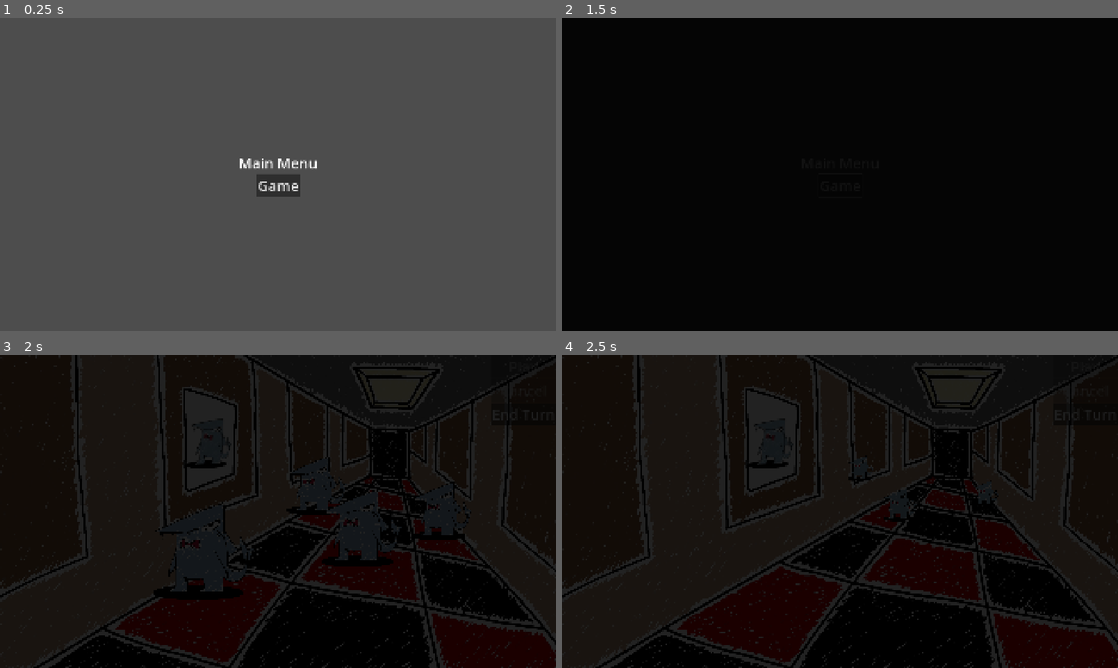
Above: before the commit, frames 1-4 (two rows, left to right).
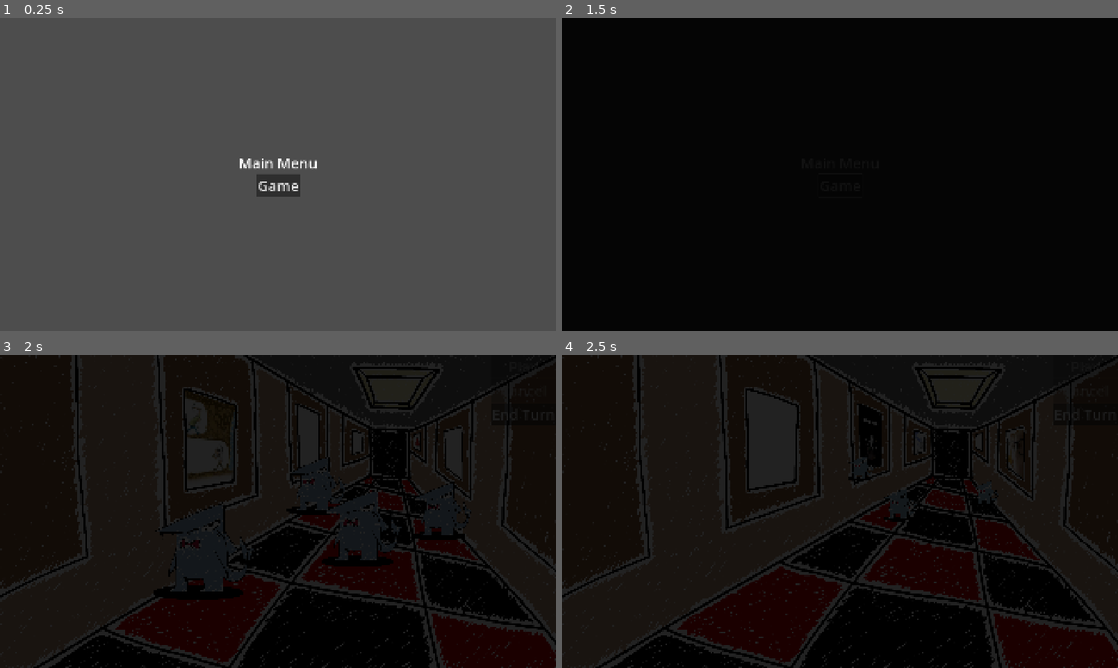
Above: after the commit, the same moments.

Repository: nonagaga/MJ193
Game: Godot game, scene res://Scenes/scene_manager.tscn
Same seed, same stepped clock (60 frames per second), same inputs: the game is played once before the commit and once after it. Sound files missing from this copy of the repository are replaced by a short silence.
Inputs (mouse positions are in pixels of both pictures, inside the frame that each line leads up to):
- Up to frame 1 (0.25 s): no input
- Up to frame 2 (1.5 s): click "Game" at 0.5 s; click "Game" at 1.25 s
- Up to frame 3 (2 s): no input
- Up to frame 4 (2.5 s): click (890, 495) at 2.02 s

Frames 1-2 are identical in both runs. In frame 3, 2.3% of the frame differs, in the area x 32-85%, y 4-46%; in frame 4, 0.9%.

Commit message:
Added posters and new music

Diff:
--- a/Scenes/game_test.tscn
+++ b/Scenes/game_test.tscn
@@ -1,11 +1,18 @@
-[gd_scene load_steps=9 format=3 uid="uid://dupy1f8fboept"]
+[gd_scene load_steps=16 format=3 uid="uid://dupy1f8fboept"]
 
 [ext_resource type="Script" uid="uid://dniyjxmmo5q0i" path="res://GameManager.gd" id="1_h07e4"]
-[ext_resource type="Texture2D" uid="uid://dbqii5kw37wq" path="res://Environment/background.png" id="2_h07e4"]
 [ext_resource type="Script" uid="uid://bo8d7e5dp86qf" path="res://Enemies/enemygroup.gd" id="2_npqdh"]
 [ext_resource type="Script" uid="uid://bsk54fjtlwb7n" path="res://Enemies/EnemyRes.gd" id="3_es14b"]
 [ext_resource type="Resource" uid="uid://cnijsmapu5kao" path="res://UI/Enemy Element/Shark.tres" id="4_es14b"]
 [ext_resource type="PackedScene" uid="uid://cgq0lkaaw5wyd" path="res://UI/Game UI.tscn" id="5_npqdh"]
+[ext_resource type="Script" uid="uid://c7r72ysmcheuv" path="res://Scenes/room_randomizer.gd" id="5_q4l48"]
+[ext_resource type="Texture2D" uid="uid://divq0iphn4ke1" path="res://Environment/Room_Backgrounds (7).png" id="6_5pvws"]
+[ext_resource type="Texture2D" uid="uid://1maq4kt68ttn" path="res://Environment/Room_Backgrounds (6).png" id="7_m400w"]
+[ext_resource type="Texture2D" uid="uid://dvjfnbxhxpmr4" path="res://Environment/Room_Backgrounds (2).png" id="8_f8n82"]
+[ext_resource type="Texture2D" uid="uid://cv3bubaduhmab" path="res://Environment/Room_Backgrounds (3).png" id="9_ms3cd"]
+[ext_resource type="Texture2D" uid="uid://d5ig6unyec4f" path="res://Environment/Room_Backgrounds (4).png" id="10_q6iin"]
+[ext_resource type="Texture2D" uid="uid://dcedigqh8bgbu" path="res://Environment/Room_Backgrounds (5).png" id="11_4qywa"]
+[ext_resource type="Texture2D" uid="uid://c3iu4q0mt32j6" path="res://Environment/Room_Backgrounds.png" id="12_johvf"]
 
 [sub_resource type="Resource" id="Resource_gxfk6"]
 script = ExtResource("2_npqdh")
@@ -27,15 +34,98 @@
 
 [node name="Background" type="CanvasLayer" parent="."]
 layer = -1
+script = ExtResource("5_q4l48")
 
-[node name="Background" type="TextureRect" parent="Background"]
+[node name="FillColor" type="ColorRect" parent="Background"]
+anchors_preset = 15
+anchor_right = 1.0
+anchor_bottom = 1.0
+grow_horizontal = 2
+grow_vertical = 2
+
+[node name="Colors" type="TextureRect" parent="Background"]
 anchors_preset = 15
 anchor_right = 1.0
 anchor_bottom = 1.0
 grow_horizontal = 2
 grow_vertical = 2
 focus_mode = 1
-texture = ExtResource("2_h07e4")
+texture = ExtResource("6_5pvws")
+
+[node name="Lines" type="TextureRect" parent="Background"]
+anchors_preset = 15
+anchor_right = 1.0
+anchor_bottom = 1.0
+grow_horizontal = 2
+grow_vertical = 2
+focus_mode = 1
+texture = ExtResource("7_m400w")
+
+[node name="Posters" type="Control" parent="Background"]
+layout_mode = 3
+anchors_preset = 0
+offset_right = 40.0
+offset_bottom = 40.0
+
+[node name="poster1" type="TextureRect" parent="Background/Posters"]
+layout_mode = 1
+anchors_preset = 15
+anchor_right = 1.0
+anchor_bottom = 1.0
+offset_right = 1880.0
+offset_bottom = 1040.0
+grow_horizontal = 2
+grow_vertical = 2
+focus_mode = 1
+texture = ExtResource("8_f8n82")
+
+[node name="poster2" type="TextureRect" parent="Background/Posters"]
+layout_mode = 1
+anchors_preset = 15
+anchor_right = 1.0
+anchor_bottom = 1.0
+offset_right = 1880.0
+offset_bottom = 1040.0
+grow_horizontal = 2
+grow_vertical = 2
+focus_mode = 1
+texture = ExtResource("9_ms3cd")
+
+[node name="poster3" type="TextureRect" parent="Background/Posters"]
+layout_mode = 1
+anchors_preset = 15
+anchor_right = 1.0
+anchor_bottom = 1.0
+offset_right = 1880.0
+offset_bottom = 1040.0
+grow_horizontal = 2
+grow_vertical = 2
+focus_mode = 1
+texture = ExtResource("10_q6iin")
+
+[node name="poster4" type="TextureRect" parent="Background/Posters"]
+layout_mode = 1
+anchors_preset = 15
+anchor_right = 1.0
+anchor_bottom = 1.0
+offset_right = 1880.0
+offset_bottom = 1040.0
+grow_horizontal = 2
+grow_vertical = 2
+focus_mode = 1
+texture = ExtResource("11_4qywa")
+
+[node name="poster5" type="TextureRect" parent="Background/Posters"]
+layout_mode = 1
+anchors_preset = 15
+anchor_right = 1.0
+anchor_bottom = 1.0
+offset_right = 1880.0
+offset_bottom = 1040.0
+grow_horizontal = 2
+grow_vertical = 2
+focus_mode = 1
+texture = ExtResource("12_johvf")
 
 [node name="Enemies" type="Control" parent="."]
 layout_mode = 3
@@ -84,7 +174,6 @@
 offset_top = 662.0
 offset_right = 1551.0
 offset_bottom = 702.0
-scale = Vector2(0.5, 0.5)
 
 [node name="UI" type="CanvasLayer" parent="."]
 
--- a/Scenes/main_menu.gd
+++ b/Scenes/main_menu.gd
@@ -1,6 +1,6 @@
 extends Node2D
 
-var backing_track = preload("res://Music Manager/Backing.mp3")
+var backing_track = preload("res://Music Manager/Backing Track.mp3")
 
 func _ready() -> void:
 	MusicManager.load_song(110, 4, backing_track)
--- a/UI/Enemy Element/CardShark.tscn
+++ b/UI/Enemy Element/CardShark.tscn
@@ -1,8 +1,8 @@
 [gd_scene load_steps=14 format=3 uid="uid://byearha2okcgk"]
 
 [ext_resource type="Script" uid="uid://dnnkbywo7dqtu" path="res://Enemies/card_shark.gd" id="1_6j0b3"]
-[ext_resource type="AudioStream" uid="uid://btxljuf4dq48l" path="res://Music Manager/Shark.mp3" id="2_gopnc"]
 [ext_resource type="Texture2D" uid="uid://bs4cbal8fpet5" path="res://cardshark1.png" id="3_ddfm8"]
+[ext_resource type="AudioStream" uid="uid://btr5h7yvj1y12" path="res://Music Manager/CardShark.mp3" id="3_gopnc"]
 [ext_resource type="Texture2D" uid="uid://da4icni82fsy1" path="res://UI/Enemy Element/Target Highlight.png" id="4_gopnc"]
 
 [sub_resource type="Animation" id="Animation_ncrdq"]
@@ -84,7 +84,7 @@
 speed = 1
 dmg = 1
 animation_player = NodePath("AnimationPlayer")
-theme_song = ExtResource("2_gopnc")
+theme_song = ExtResource("3_gopnc")
 theme_song_name = "shark"
 target_highlight = NodePath("TextureRect")
 
--- a/UI/Enemy Element/Shark.tres
+++ b/UI/Enemy Element/Shark.tres
@@ -2,7 +2,7 @@
 
 [ext_resource type="Script" uid="uid://bsk54fjtlwb7n" path="res://Enemies/EnemyRes.gd" id="1_j0okq"]
 [ext_resource type="Texture2D" uid="uid://bs4cbal8fpet5" path="res://cardshark1.png" id="2_p34j6"]
-[ext_resource type="AudioStream" uid="uid://btxljuf4dq48l" path="res://Music Manager/Shark.mp3" id="3_thndj"]
+[ext_resource type="AudioStream" uid="uid://btr5h7yvj1y12" path="res://Music Manager/CardShark.mp3" id="3_j0okq"]
 
 [resource]
 script = ExtResource("1_j0okq")
@@ -10,7 +10,7 @@
 speed = 1
 dmg = 100
 points = 0
-theme_song = ExtResource("3_thndj")
+theme_song = ExtResource("3_j0okq")
 theme_song_name = "shark"
 maxTurnTillAttack = 0
 skin = ExtResource("2_p34j6")
Not shown, added: Music Manager/Backing Track.mp3.import
Not shown, removed: Music Manager/Backing.mp3.import
Not shown, added: Music Manager/CardShark.mp3.import
Not shown, added: Music Manager/GabesMart.mp3.import
Not shown, added: Music Manager/Handman.mp3.import
Not shown, removed: Music Manager/Shark.mp3.import
Not shown, added: Music Manager/SpikeMagic.mp3.import
Not shown, removed: Music Manager/beat_debug.wav.import
Not shown, removed: Music Manager/debug backing.mp3.import
Not shown, removed: Music Manager/debug doonk.mp3.import
Not shown, removed: Music Manager/debug zap.mp3.import
Not shown, removed: Music Manager/measure_debug.wav.import
(and 15 more such lines)
